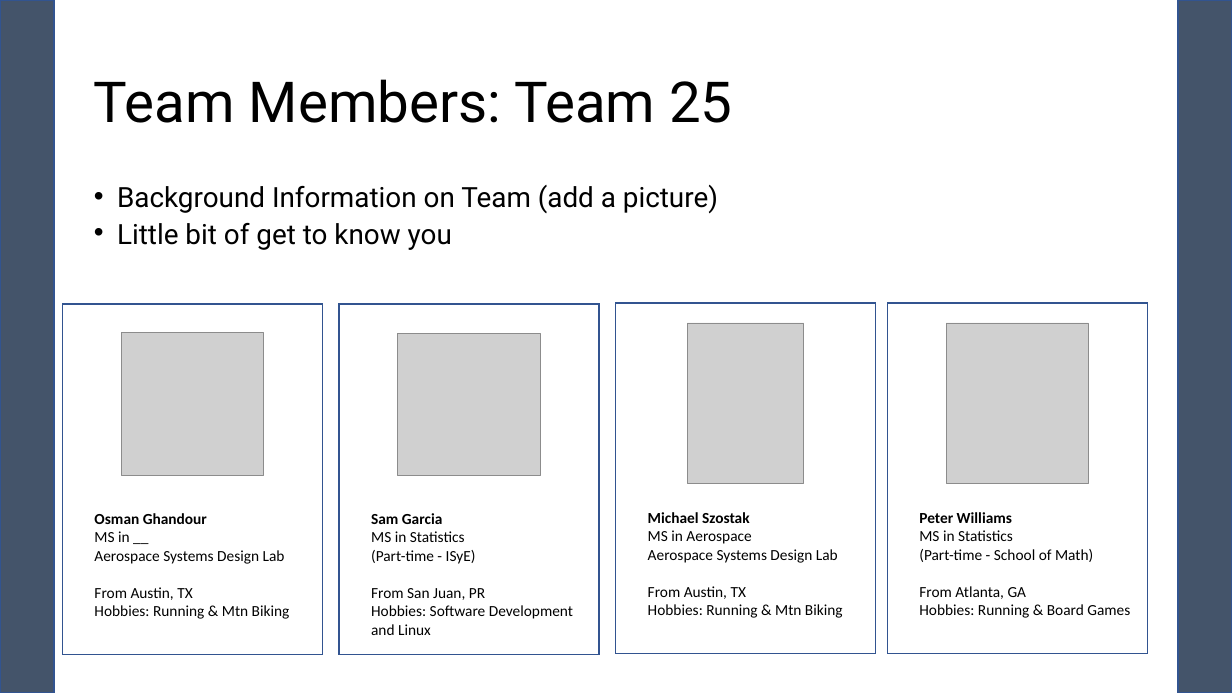
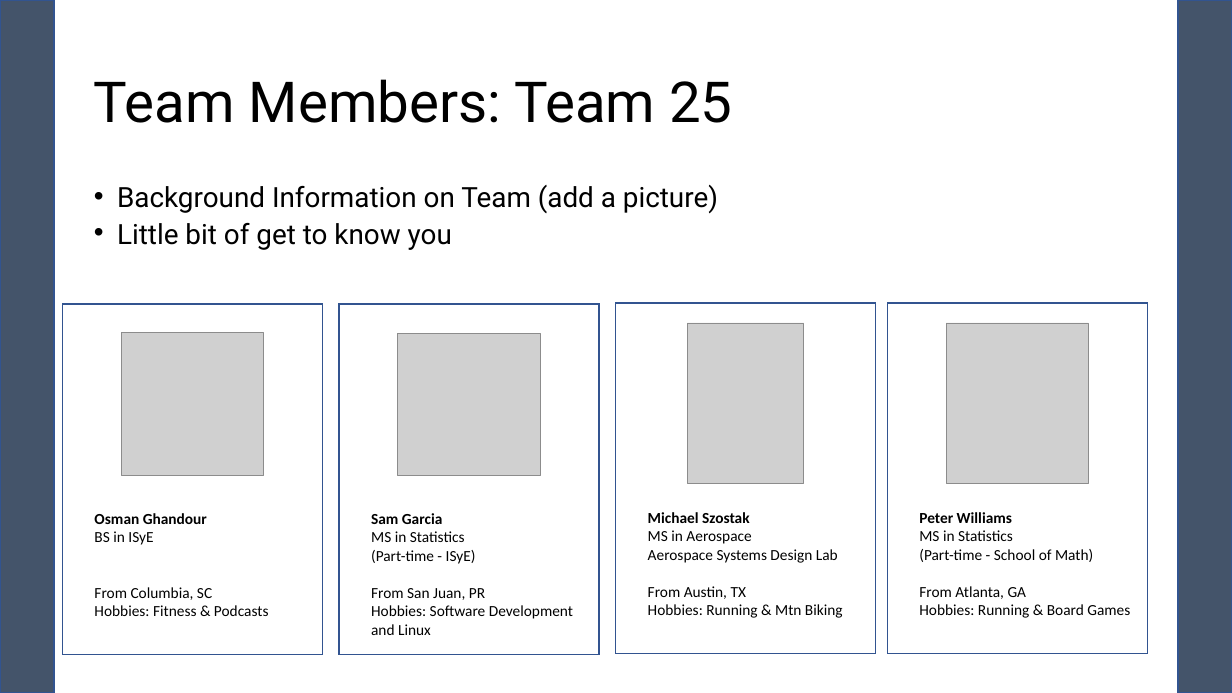
Before and after one commit to pewilliams/regression-mei-team-proj, a slide deck: slide 2 of presentation/Team-25.pptx. Drawn at 1232x693 pixels with LibreOffice and Linux fonts; fonts in the diff are those of the drawing; grey boxes stand for pictures. Boxes give left, top, right and bottom in pixels: in the first picture for what was removed or moved away, otherwise in the second. Text is boxed around its words. In the diff, an @@ line names an element or a change of style, - is before the commit and + after.

```diff
--- a/presentation/Team-25.pptx
+++ b/presentation/Team-25.pptx
@@ text at box(94, 531, 269, 616): text changed @@
-MS in __
-Aerospace Systems Design Lab
-From Austin, TX
-Hobbies: Running & Mtn Biking
+BS in ISyE
+From Columbia, SC
+Hobbies: Fitness & Podcasts
```
Also in this commit, not shown: 1 other slide changed.
